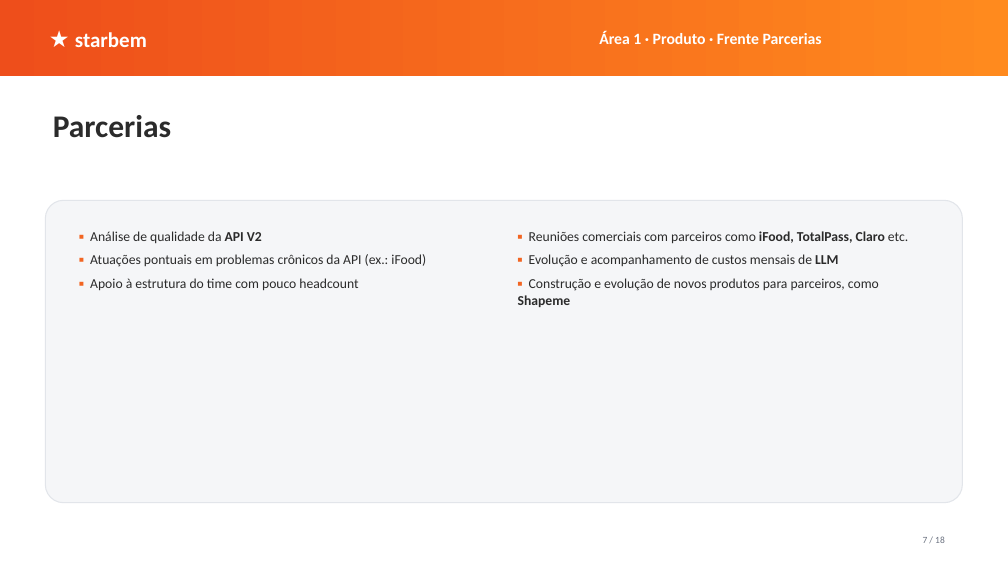
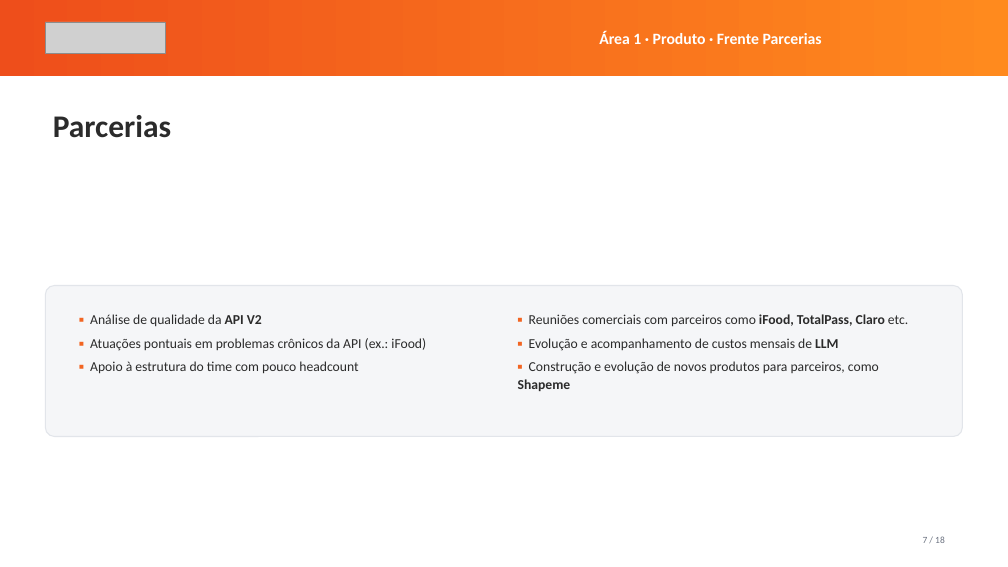
Before and after one commit to renato-dmb/agenda-facil, a slide deck: slide 7 of docs/conversa-ceo/apresentacao.pptx. Drawn at 1008x567 pixels with LibreOffice and Linux fonts; fonts in the diff are those of the drawing; grey boxes stand for pictures. Boxes give left, top, right and bottom in pixels: in the first picture for what was removed or moved away, otherwise in the second. Text is boxed around its words. In the diff, an @@ line names an element or a change of style, - is before the commit and + after.

```diff
--- a/docs/conversa-ceo/apresentacao.pptx
+++ b/docs/conversa-ceo/apresentacao.pptx
@@ picture added at (45, 22, 165, 54) @@
@@ text removed at (75, 32, 147, 47) @@
-★ starbem
@@ rounded rectangle: place and size @@
-rounded rectangle at (45, 200, 963, 503)
+rounded rectangle at (45, 286, 963, 437)
@@ text "▪ Análise de qualidade da ...": place and size @@
-text "▪ Análise de qualidade da ..." at (90, 231, 426, 291)
+text "▪ Análise de qualidade da ..." at (90, 314, 426, 374)
@@ text "▪ Reuniões comerciais com parceiros ...": place and size @@
-text "▪ Reuniões comerciais com parceiros ..." at (518, 231, 908, 307)
+text "▪ Reuniões comerciais com parceiros ..." at (518, 314, 908, 391)
```
Also in this commit, not shown: 17 other slides changed, 6 other files.
